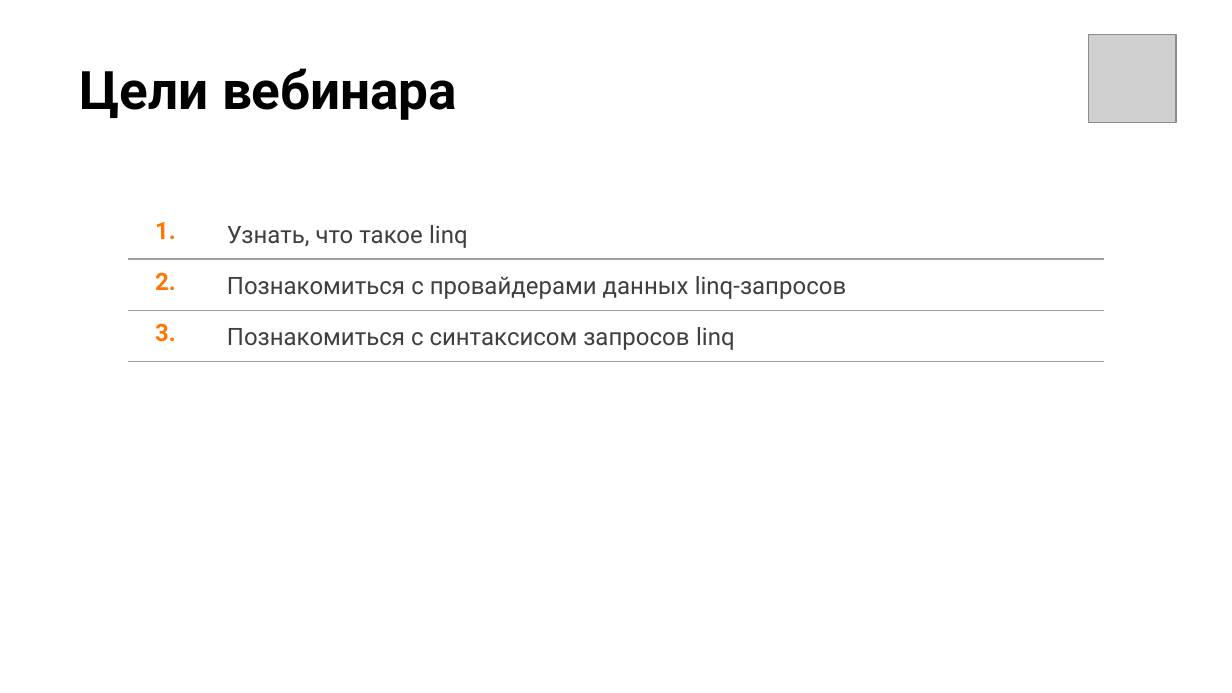
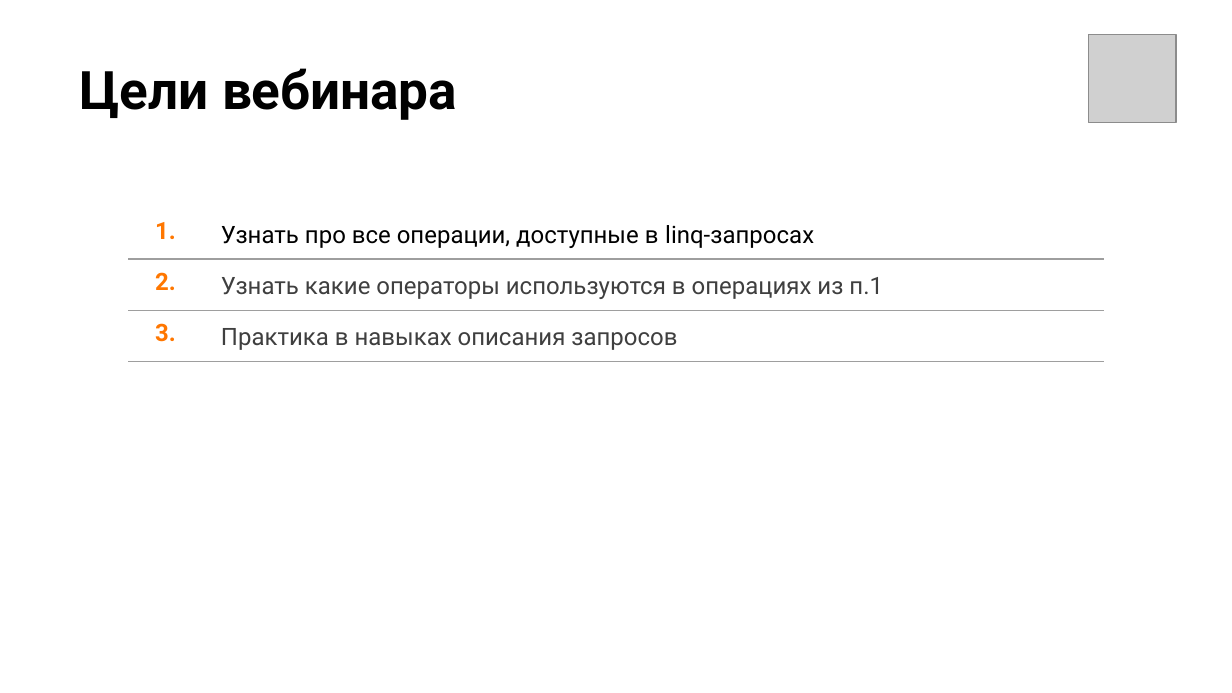
Before and after one commit to NilovPavel/LessonsLinq, a slide deck: slide 6 of LinqOperators.pptx (slide 11 before the commit). Drawn at 1232x693 pixels with LibreOffice and Linux fonts; fonts in the diff are those of the drawing; grey boxes stand for pictures; background and template pictures are left out. Boxes give left, top, right and bottom in pixels: in the first picture for what was removed or moved away, otherwise in the second. Text is boxed around its words. In the diff, an @@ line names an element or a change of style, - is before the commit and + after.

```diff
--- a/LinqOperators.pptx
+++ b/LinqOperators.pptx
@@ table at box(128, 208, 1104, 356) @@
-row 1, column 2: Узнать, что такое linq
+row 1, column 2: Узнать про все операции, доступные в linq-запросах
-row 2, column 2: Познакомиться с провайдерами данных linq-запросов
+row 2, column 2: Узнать какие операторы используются в операциях из п.1
-row 3, column 2: Познакомиться с синтаксисом запросов linq
+row 3, column 2: Практика в навыках описания запросов
```
Also in this commit, not shown: 5 other slides changed, 1 slide added, 24 slides removed, 2 other files.
